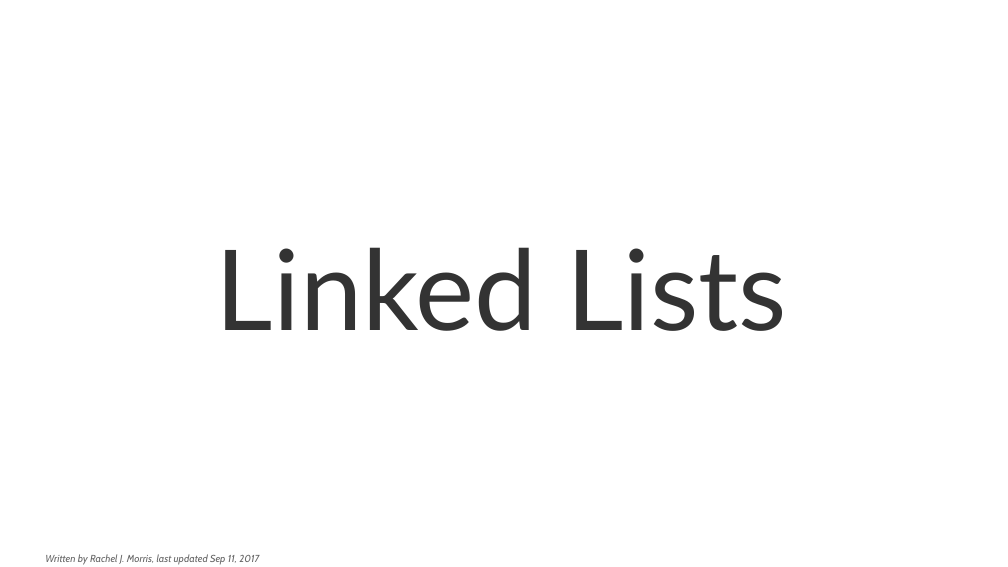
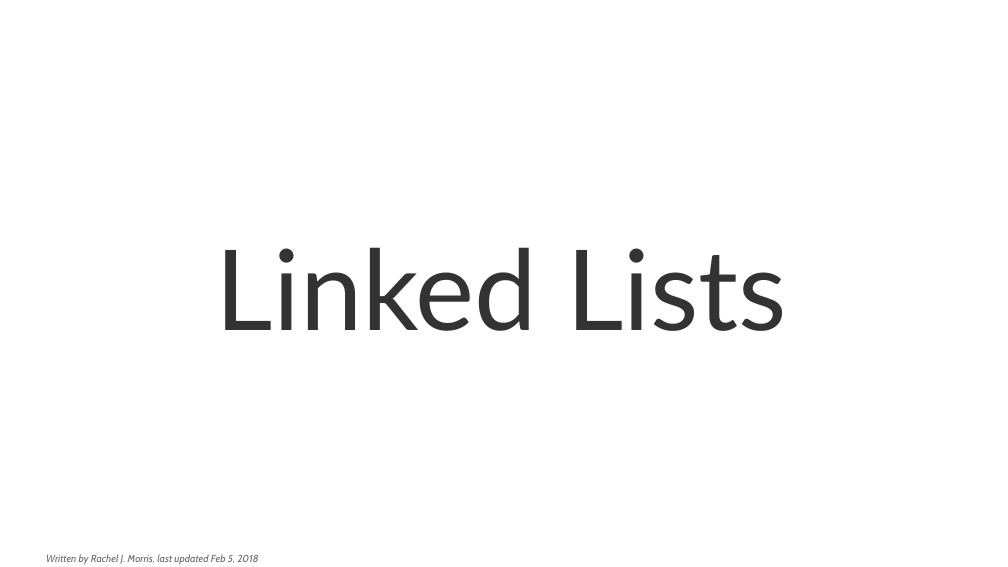
Before and after one commit to mariamhabib/CS250-Data-Structures, a slide deck: slide 1 of Lectures/Slides/Linked Lists.odp. Drawn at 1008x567 pixels with LibreOffice and Linux fonts; fonts in the diff are those of the drawing; background and template pictures are left out. Boxes give left, top, right and bottom in pixels: in the first picture for what was removed or moved away, otherwise in the second. Text is boxed around its words. In the diff, an @@ line names an element or a change of style, - is before the commit and + after.

Commit message:
Linked List lecture update

```diff
--- a/Lectures/Slides/Linked Lists.odp
+++ b/Lectures/Slides/Linked Lists.odp
@@ text at [46,554,259,565]: text changed @@
-Written by Rachel J. Morris, last updated Sep 11, 2017
+Written by Rachel J. Morris, last updated Feb 5, 2018
```
Also in this commit, not shown: 1 other slide changed, 1 slide added, 1 slide removed, 1 other file.
